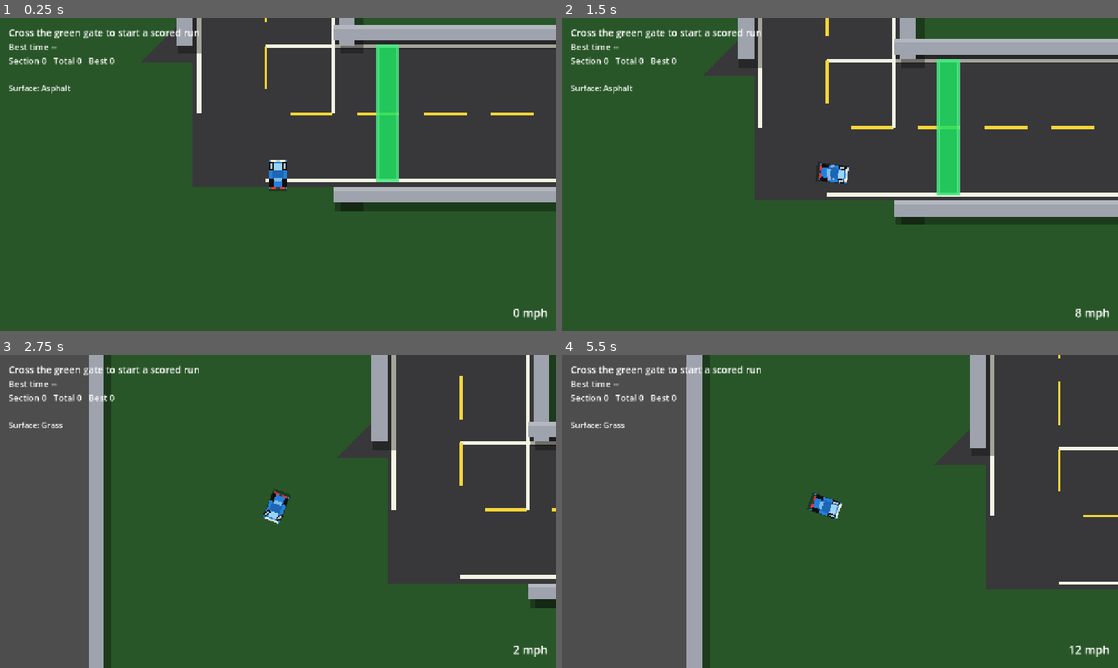
Above: before the commit, frames 1-4 (two rows, left to right).
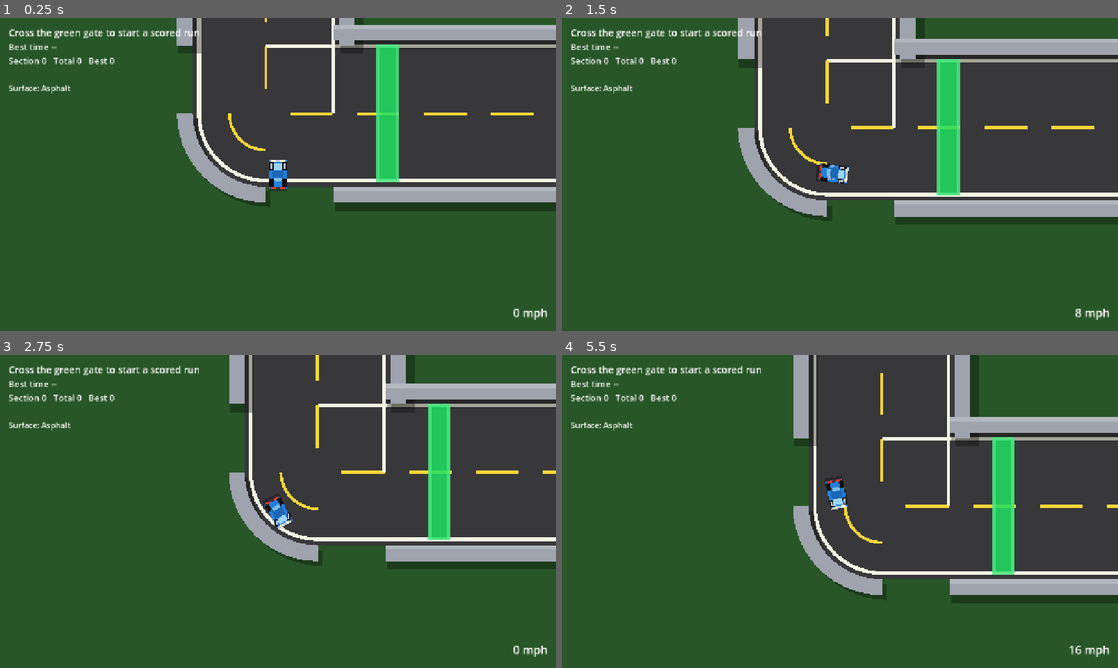
Above: after the commit, the same moments.

Repository: Cody-R-Johnson/Godot-projects
Game: Godot game, scene res://scenes/Main.tscn
Same seed, same stepped clock (60 frames per second), same inputs: the game is played once before the commit and once after it.
Inputs:
- Up to frame 1 (0.25 s): no input
- Up to frame 2 (1.5 s): tap Enter at 0.5 s; hold D (steer_right) 0.53-1.28 s; tap W (throttle) at 0.6 s; hold S (brake) from 1.28 s (still down); tap Space (drift) at 1.35 s
- Up to frame 3 (2.75 s): tap W (throttle) at 1.55, 2.1 s; release S (brake) at 2.03 s; hold D (steer_right) from 2.03 s (still down)
- Up to frame 4 (5.5 s): tap W (throttle) at 2.85, 3.8, 4.35, 5.1 s; release D (steer_right) at 3.53 s; hold Space (drift) 3.53-4.28 s; hold A (steer_left) 3.53-5.03 s; hold S (brake) from 5.03 s (still down)

The runs differ from the first frame. In frame 1, 2.2% of the frame differs, in the area x 25-49%, y 2-61%; in frame 2, 2.2%; in frame 3, 48%; in frame 4, 61%, in the area x 0-100%, y 0-100%.

Commit message:
Refine curved corners and remove car audio

Diff:
--- a/top-down-drift/scenes/Player.tscn
+++ b/top-down-drift/scenes/Player.tscn
@@ -155,18 +155,6 @@
 scale_amount_max = 7.2
 color = Color(0.86, 0.86, 0.86, 0.52)
 
-[node name="EngineAudio" type="AudioStreamPlayer" parent="."]
-volume_db = -8.0
-bus = &"Master"
-
-[node name="TireAudio" type="AudioStreamPlayer" parent="."]
-volume_db = -18.0
-bus = &"Master"
-
-[node name="ImpactAudio" type="AudioStreamPlayer" parent="."]
-volume_db = -18.0
-bus = &"Master"
-
 [node name="Camera2D" type="Camera2D" parent="."]
 enabled = true
 position = Vector2(0, 0)
--- a/top-down-drift/scripts/player.gd
+++ b/top-down-drift/scripts/player.gd
@@ -39,7 +39,6 @@
 const WHEEL_REAR_DIST := 16.0
 const WHEEL_SIDE_DIST := 10.0
 
-const AUDIO_MIX_RATE := 22050.0
 const SURFACE_PRIORITY := ["oil", "paint", "dirt", "asphalt", "grass"]
 const SURFACE_PRESETS := {
 	"asphalt": {
@@ -107,9 +106,6 @@
 @onready var _smoke_r: CPUParticles2D = $SmokeRight
 @onready var _wheel_fl: Node2D = $FrontWheelLeft
 @onready var _wheel_fr: Node2D = $FrontWheelRight
-@onready var _engine_audio: AudioStreamPlayer = $EngineAudio
-@onready var _tire_audio: AudioStreamPlayer = $TireAudio
-@onready var _impact_audio: AudioStreamPlayer = $ImpactAudio
 
 var _surface_counts: Dictionary = {}
 var _skid_root: Node2D
@@ -120,21 +116,8 @@
 var _score_bank: float = 0.0
 var _combo_grace_left: float = 0.0
 var _last_speed: float = 0.0
-var _last_throttle: float = 0.0
 var _last_steer: float = 0.0
 var _last_lateral_slip: float = 0.0
-var _impact_pulse: float = 0.0
-
-var _engine_playback: AudioStreamGeneratorPlayback
-var _tire_playback: AudioStreamGeneratorPlayback
-var _impact_playback: AudioStreamGeneratorPlayback
-var _engine_phase_1: float = 0.0
-var _engine_phase_2: float = 0.0
-var _engine_phase_3: float = 0.0
-var _tire_phase_1: float = 0.0
-var _tire_phase_2: float = 0.0
-var _tire_grain_state: float = 0.0
-var _tire_lowpass_state: float = 0.0
 
 
 func _ready() -> void:
@@ -142,7 +125,6 @@
 	add_to_group("player")
 	_skid_root = get_parent().get_node_or_null("SkidMarks") as Node2D
 	_start_new_skid_segment()
-	_setup_audio()
 	_apply_surface_visuals()
 
 
@@ -157,7 +139,6 @@
 	var drift_traction_mult := float(surface["drift_traction_mult"])
 	var drag_mult := float(surface["drag_mult"])
 
-	_last_throttle = throttle
 	_last_steer = steer
 	if section_active:
 		section_elapsed += delta
@@ -206,11 +187,6 @@
 	_last_speed = velocity.length()
 	_update_scoring(delta)
 	_update_skid_marks()
-
-
-func _process(_delta: float) -> void:
-	_fill_audio_buffers()
-
 
 func start_challenge_section() -> void:
 	section_active = true
@@ -308,7 +284,6 @@
 	if pre_move_speed < 140.0:
 		return
 	_break_combo(true)
-	_impact_pulse = maxf(_impact_pulse, clampf(pre_move_speed / 500.0, 0.0, 1.0))
 
 
 func _update_wheel_visuals(steer_input: float, delta: float) -> void:
@@ -382,66 +357,3 @@
 		if is_instance_valid(line):
 			line.queue_free()
 	)
-
-
-func _setup_audio() -> void:
-	_engine_playback = _configure_audio_player(_engine_audio)
-	_tire_playback = _configure_audio_player(_tire_audio)
-	_impact_playback = _configure_audio_player(_impact_audio)
-
-
-func _configure_audio_player(player: AudioStreamPlayer) -> AudioStreamGeneratorPlayback:
-	var stream := AudioStreamGenerator.new()
-	stream.mix_rate = AUDIO_MIX_RATE
-	stream.buffer_length = 0.12
-	player.stream = stream
-	player.play()
-	return player.get_stream_playback() as AudioStreamGeneratorPlayback
-
-
-func _fill_audio_buffers() -> void:
-	_fill_engine_audio()
-	_fill_tire_audio()
-	_fill_impact_audio()
-
-
-func _fill_engine_audio() -> void:
-	if _engine_playback == null:
-		return
-	var load := clampf((_last_speed / max_speed) * 0.75 + maxf(_last_throttle, 0.0) * 0.45, 0.0, 1.0)
-	var target_freq := 28.0 + (_last_speed * 0.12) + maxf(_last_throttle, 0.0) * 18.0
-	var loudness := clampf(0.07 + load * 0.34, 0.05, 0.42)
-	_engine_audio.volume_db = linear_to_db(maxf(0.01, loudness)) - 13.0
-	var frames := _engine_playback.get_frames_available()
-	for _i in range(frames):
-		_engine_phase_1 = wrapf(_engine_phase_1 + TAU * target_freq / AUDIO_MIX_RATE, 0.0, TAU)
-		_engine_phase_2 = wrapf(_engine_phase_2 + TAU * target_freq * 1.02 / AUDIO_MIX_RATE, 0.0, TAU)
-		_engine_phase_3 = wrapf(_engine_phase_3 + TAU * target_freq * 2.01 / AUDIO_MIX_RATE, 0.0, TAU)
-		var fundamental := sin(_engine_phase_1)
-		var pulse := signf(sin(_engine_phase_2)) * 0.11
-		var upper := sin(_engine_phase_3) * 0.045
-		var sample := fundamental * 0.15 + pulse + upper
-		sample *= 0.8 + 0.2 * sin(_engine_phase_1 * 0.25)
-		_engine_playback.push_frame(Vector2(sample, sample))
-
-
-func _fill_tire_audio() -> void:
-	if _tire_playback == null:
-		return
-	_tire_audio.volume_db = -80.0
-	var frames := _tire_playback.get_frames_available()
-	for _i in range(frames):
-		_tire_playback.push_frame(Vector2.ZERO)
-
-
-func _fill_impact_audio() -> void:
-	if _impact_playback == null:
-		return
-	var frames := _impact_playback.get_frames_available()
-	for _i in range(frames):
-		var sample := 0.0
-		if _impact_pulse > 0.001:
-			sample = (randf() * 2.0 - 1.0) * _impact_pulse * 0.35
-			_impact_pulse = maxf(0.0, _impact_pulse - 0.0025)
-		_impact_playback.push_frame(Vector2(sample, sample))
-	_impact_audio.volume_db = linear_to_db(maxf(0.01, _impact_pulse + 0.01)) - 6.0 if _impact_pulse > 0.01 else -80.0
--- a/top-down-drift/scripts/track.gd
+++ b/top-down-drift/scripts/track.gd
@@ -81,24 +81,82 @@
 	var dir_vecs: Array[Vector2] = [Vector2.RIGHT, Vector2.UP, Vector2.LEFT, Vector2.DOWN]
 	var arrive: Vector2 = dir_vecs[from_dir]
 	var depart: Vector2 = dir_vecs[to_dir]
-	var inside: Vector2 = -(arrive + depart).normalized()
-
-	_road_rect(center, Vector2(ROAD_WIDTH, ROAD_WIDTH))
+	var pivot: Vector2 = center
+	var outer_r := ROAD_WIDTH * 0.5
+	var a_start: float = (-depart).angle() - PI * 0.5
+	var a_end: float = (-arrive).angle() - PI * 0.5
+	var sweep: float = fmod(a_end - a_start + TAU, TAU)
+	if sweep > PI:
+		sweep -= TAU
+
+	var road_arc: PackedVector2Array = PackedVector2Array()
+	var wall_inner_arc: PackedVector2Array = PackedVector2Array()
+	var wall_outer_arc: PackedVector2Array = PackedVector2Array()
+	var edge_arc: PackedVector2Array = PackedVector2Array()
+	var center_arc: PackedVector2Array = PackedVector2Array()
+	var arc_steps := 14
+	for i in range(arc_steps + 1):
+		var t := float(i) / float(arc_steps)
+		var a := a_start + sweep * t
+		var dir := Vector2(cos(a), sin(a))
+		road_arc.append(pivot + dir * outer_r)
+		wall_inner_arc.append(pivot + dir * outer_r)
+		wall_outer_arc.append(pivot + dir * (outer_r + WALL_THICKNESS))
+		edge_arc.append(pivot + dir * (outer_r - 10.0))
+		center_arc.append(pivot + dir * (outer_r * 0.5))
+
+	var road_poly := Polygon2D.new()
+	var road_points := PackedVector2Array([pivot])
+	road_points.append_array(road_arc)
+	road_poly.polygon = road_points
+	road_poly.color = ROAD_COLOR
+	road_poly.z_index = Z_ROAD
+	add_child(road_poly)
+
+	var edge_line := Line2D.new()
+	edge_line.width = 6.0
+	edge_line.default_color = EDGE_COLOR
+	edge_line.z_index = Z_MARK
+	edge_line.points = edge_arc
+	add_child(edge_line)
+
+	var center_line := Line2D.new()
+	center_line.width = 5.0
+	center_line.default_color = CENTER_COLOR
+	center_line.z_index = Z_MARK
+	center_line.points = center_arc
+	add_child(center_line)
+
+	var wall_points := PackedVector2Array()
+	wall_points.append_array(wall_outer_arc)
+	for i in range(wall_inner_arc.size() - 1, -1, -1):
+		wall_points.append(wall_inner_arc[i])
+
+	var wall_body := StaticBody2D.new()
+	wall_body.collision_layer = 2
+	wall_body.collision_mask = 0
+	wall_body.z_index = Z_WALL
+	add_child(wall_body)
+
+	var wall_shadow := Polygon2D.new()
+	var shadow_points := PackedVector2Array()
+	for p in wall_points:
+		shadow_points.append(p + Vector2(8, 8))
+	wall_shadow.polygon = shadow_points
+	wall_shadow.color = Color(0.02, 0.02, 0.02, 0.34)
+	wall_shadow.z_index = -1
+	wall_body.add_child(wall_shadow)
+
+	var wall_col := CollisionPolygon2D.new()
+	wall_col.polygon = wall_points
+	wall_body.add_child(wall_col)
+
+	var wall_vis := Polygon2D.new()
+	wall_vis.polygon = wall_points
+	wall_vis.color = WALL_COLOR
+	wall_body.add_child(wall_vis)
+
 	_physics_zone("asphalt", center, Vector2(ROAD_WIDTH, ROAD_WIDTH))
-
-	var join_offset: Vector2 = (arrive + depart) * (ROAD_WIDTH * 0.5 + WALL_THICKNESS * 0.5)
-	_wall(center + join_offset, Vector2(WALL_THICKNESS, WALL_THICKNESS))
-
-	var inner_fill := Polygon2D.new()
-	var inner_tip: Vector2 = center + inside * (ROAD_WIDTH * 0.5)
-	inner_fill.polygon = PackedVector2Array([
-		inner_tip,
-		inner_tip - arrive * (ROAD_WIDTH * 0.5),
-		inner_tip - depart * (ROAD_WIDTH * 0.5)
-	])
-	inner_fill.color = ROAD_COLOR
-	inner_fill.z_index = Z_ROAD
-	add_child(inner_fill)
 
 
 func _add_track_markings(pos: Vector2, size: Vector2, horizontal: bool) -> void:
@@ -133,11 +191,12 @@
 	_rect_poly(pos, size, color, Z_MARK)
 
 
-func _wall(pos: Vector2, size: Vector2) -> void:
+func _wall(pos: Vector2, size: Vector2, rot: float = 0.0) -> void:
 	var body := StaticBody2D.new()
 	body.collision_layer = 2
 	body.collision_mask = 0
 	body.position = pos
+	body.rotation = rot
 	body.z_index = Z_WALL
 	add_child(body)
 
Not shown, changed: top-down-drift/README.md
